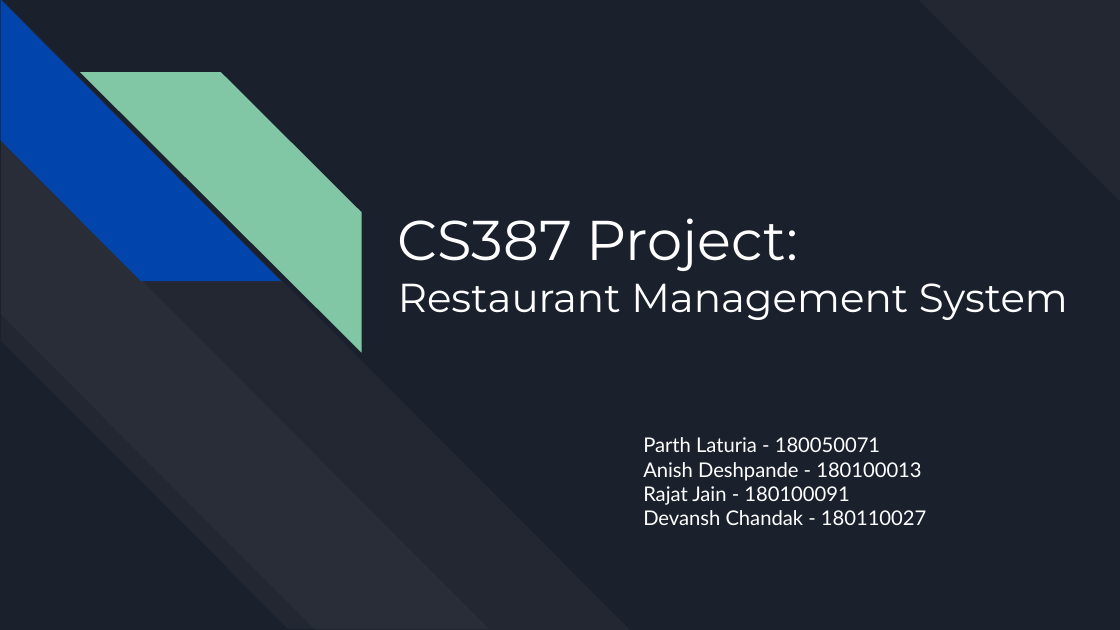
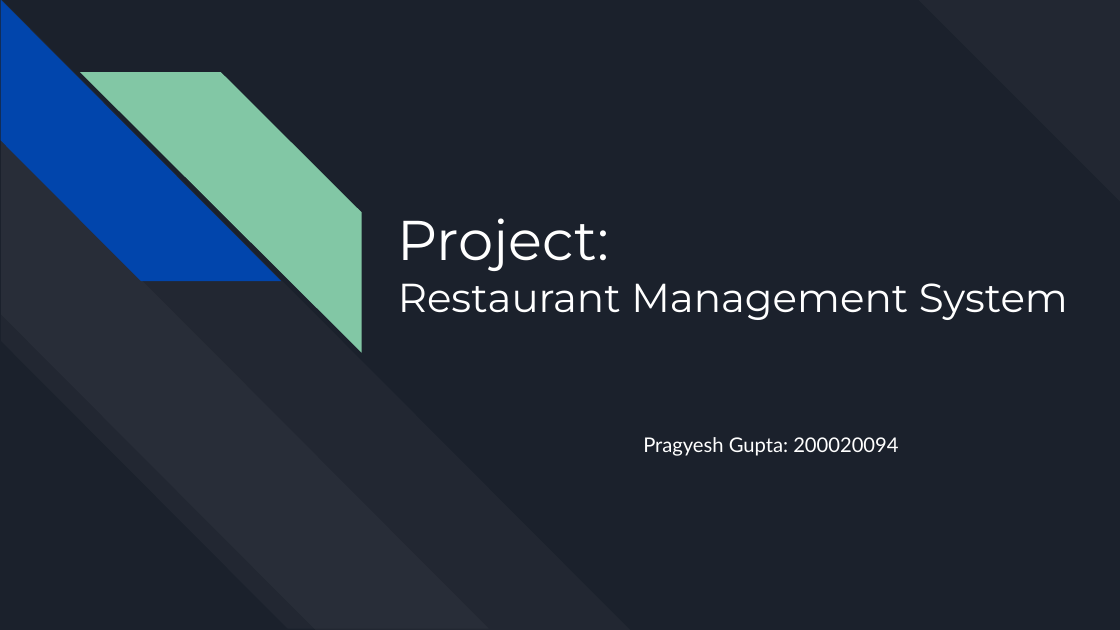
Before and after one commit to Pragyy-G/Restaurant_Management, a slide deck: slide 1 of ppt.pptx. Drawn at 1120x630 pixels with LibreOffice and Linux fonts; fonts in the diff are those of the drawing. Boxes give left, top, right and bottom in pixels: in the first picture for what was removed or moved away, otherwise in the second. Text is boxed around its words. In the diff, an @@ line names an element or a change of style, - is before the commit and + after.

```diff
--- a/ppt.pptx
+++ b/ppt.pptx
@@ title at box(398, 218, 609, 271): text changed @@
-CS387 Project:
+Project:
@@ subtitle at box(643, 437, 898, 456): text changed @@
-Parth Laturia - 180050071
-Anish Deshpande - 180100013
-Rajat Jain - 180100091
-Devansh Chandak - 180110027
+Pragyesh Gupta: 200020094
```
